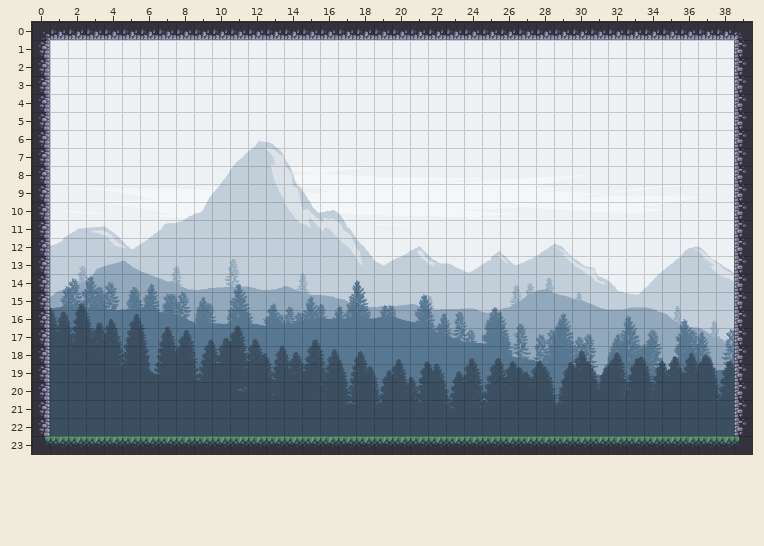
Two states of a Tiled map, proyecto/maps/level_config.tmx. That is the earlier state.
Cells are 32x32 px. Shown: x 0..39, y 0..23.
After the commit:
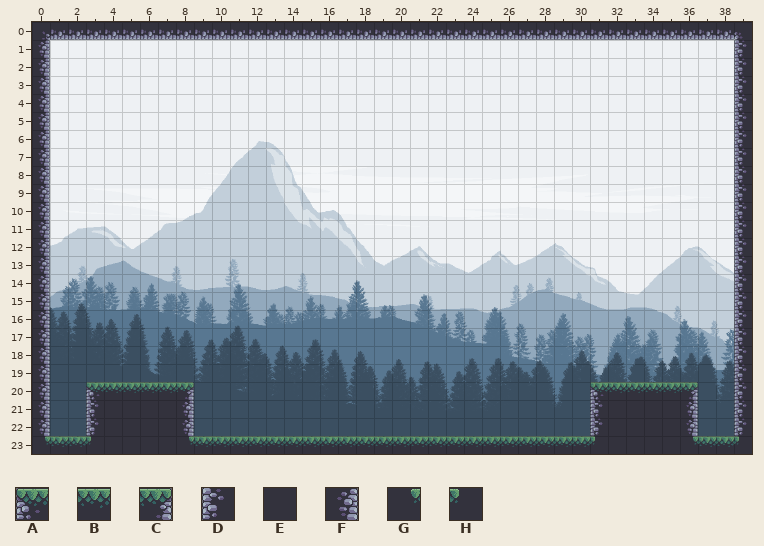
Key: from "Terreno": A 0, B 1, C 2, D 17, E 18, F 19, G 23, H 24.
_ is an empty cell.
Tiles of an added or newly shown layer are drawn over the layers below it.
Log entry: Añadidas plataformas exit y save en mapa de configuración
Edits made:
Layer "tile_map/elements" (added):
y 20: x 3..8 ______ -> ABBBBC; x 31..36 ______ -> ABBBBC
y 21..22: x 3..8 ______ -> DEEEEF; x 31..36 ______ -> DEEEEF
y 23: x 3..8 ______ -> HEEEEG; x 31..36 ______ -> HEEEEG
